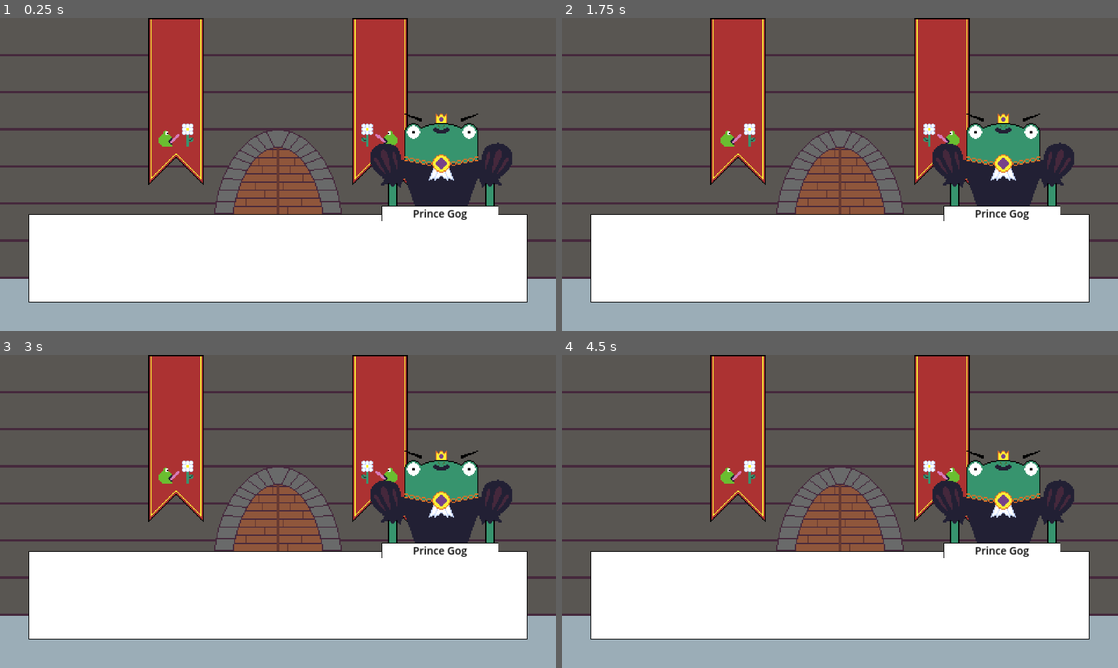
Above: before the commit, frames 1-4 (two rows, left to right).
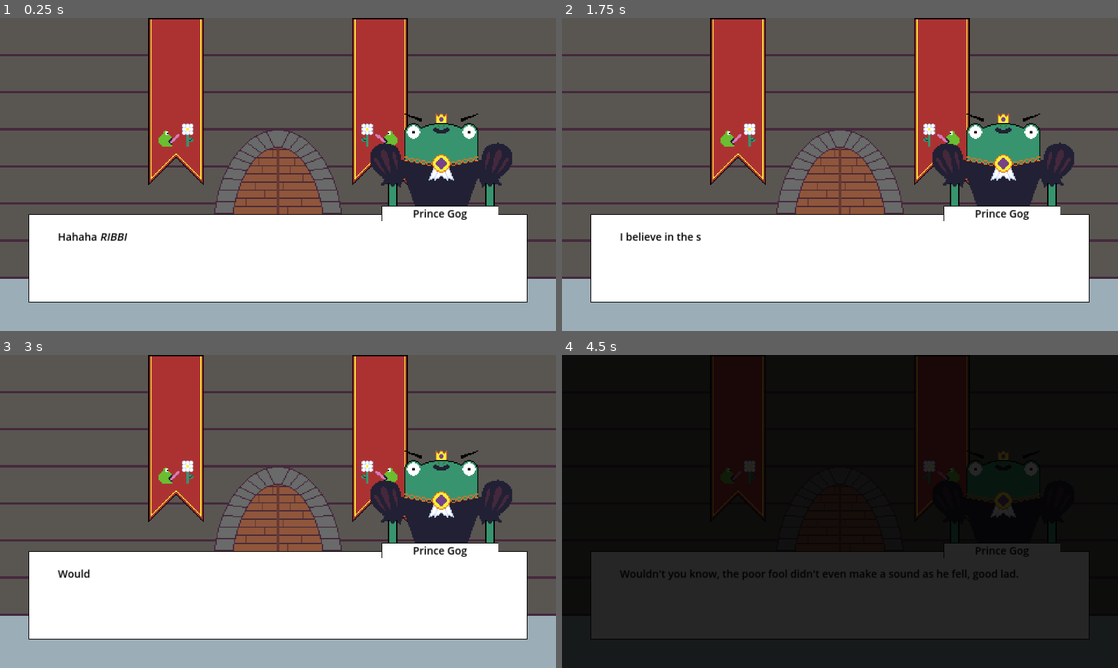
Above: after the commit, the same moments.

Repository: macpheedj/gmtk23
Game: Godot game, scene res://DatingPhase3.tscn
Same seed, same stepped clock (60 frames per second), same inputs: the game is played once before the commit and once after it. This scene is started directly instead of the project's main scene.
Inputs:
- Up to frame 1 (0.25 s): no input
- Up to frame 2 (1.75 s): tap Enter (text_advance) at 0.5, 0.6, 1.35 s; tap Space at 1.25 s
- Up to frame 3 (3 s): tap Enter (text_advance) at 2, 2.1, 2.85 s; tap Space at 2.75 s
- Up to frame 4 (4.5 s): tap Enter (text_advance) at 3.5, 3.6, 4.35 s

The runs differ from the first frame. In frame 1, 0.2% of the frame differs, in the area x 10-23%, y 68-72%; in frame 2, 0.2%; in frame 3, 0.1%; in frame 4, 99%, in the area x 0-100%, y 0-100%.

Commit message:
add date3 stuff

Diff:
--- a/DatingPhase2.gd
+++ b/DatingPhase2.gd
@@ -20,6 +20,7 @@
 	$Conversation.setAnimating(true)
 	$FadeOut.play("FadeOut")
 	await get_tree().create_timer(1).timeout
+	$Conversation.displayNextMessage(null)
 	$FadeIn.play("FadeIn")
 	await get_tree().create_timer(1).timeout
 	$Conversation.setAnimating(false)
--- a/DatingPhase3.gd
+++ b/DatingPhase3.gd
@@ -20,6 +20,7 @@
 	$Conversation.setAnimating(true)
 	$FadeOut.play("FadeOut")
 	await get_tree().create_timer(1).timeout
+	$Conversation.displayNextMessage(null)
 	$FadeIn.play("FadeIn")
 	await get_tree().create_timer(1).timeout
 	$Conversation.setAnimating(false)
--- a/DatingPhase3.tscn
+++ b/DatingPhase3.tscn
@@ -1,8 +1,48 @@
-[gd_scene load_steps=4 format=3 uid="uid://2aq7oix77y0d"]
+[gd_scene load_steps=8 format=3 uid="uid://2aq7oix77y0d"]
 
 [ext_resource type="Script" path="res://DatingPhase3.gd" id="1_4duwg"]
 [ext_resource type="Texture2D" uid="uid://ml5vcpw4mr7m" path="res://Assets/castle_background.png" id="1_iyuvj"]
 [ext_resource type="PackedScene" uid="uid://b6wj8m8jdv7ks" path="res://conversation.tscn" id="2_f4bor"]
+
+[sub_resource type="Animation" id="Animation_s6apf"]
+resource_name = "FadeIn"
+tracks/0/type = "value"
+tracks/0/imported = false
+tracks/0/enabled = true
+tracks/0/path = NodePath("Fade:color")
+tracks/0/interp = 1
+tracks/0/loop_wrap = true
+tracks/0/keys = {
+"times": PackedFloat32Array(0, 1),
+"transitions": PackedFloat32Array(1, 1),
+"update": 0,
+"values": [Color(0, 0, 0, 1), Color(0, 0, 0, 0)]
+}
+
+[sub_resource type="AnimationLibrary" id="AnimationLibrary_xggvu"]
+_data = {
+"FadeIn": SubResource("Animation_s6apf")
+}
+
+[sub_resource type="Animation" id="Animation_47pyn"]
+resource_name = "FadeOut"
+tracks/0/type = "value"
+tracks/0/imported = false
+tracks/0/enabled = true
+tracks/0/path = NodePath("Fade:color")
+tracks/0/interp = 1
+tracks/0/loop_wrap = true
+tracks/0/keys = {
+"times": PackedFloat32Array(0, 1),
+"transitions": PackedFloat32Array(1, 1),
+"update": 0,
+"values": [Color(0, 0, 0, 0), Color(0, 0, 0, 1)]
+}
+
+[sub_resource type="AnimationLibrary" id="AnimationLibrary_4sgyy"]
+_data = {
+"FadeOut": SubResource("Animation_47pyn")
+}
 
 [node name="DatingPhase3" type="TextureRect"]
 offset_right = 1920.0
@@ -14,3 +54,19 @@
 texture = ExtResource("1_iyuvj")
 
 [node name="Conversation" parent="." instance=ExtResource("2_f4bor")]
+
+[node name="Fade" type="ColorRect" parent="."]
+layout_mode = 0
+offset_right = 1920.0
+offset_bottom = 1080.0
+color = Color(0, 0, 0, 0)
+
+[node name="FadeIn" type="AnimationPlayer" parent="."]
+libraries = {
+"": SubResource("AnimationLibrary_xggvu")
+}
+
+[node name="FadeOut" type="AnimationPlayer" parent="."]
+libraries = {
+"": SubResource("AnimationLibrary_4sgyy")
+}
--- a/Dialogue/dating_phase_3.json
+++ b/Dialogue/dating_phase_3.json
@@ -2,51 +2,78 @@
     {
         "speaker": "Prince Gog",
         "portrait": "gog_default",
-        "message": ""
+        "message": "Hahaha [i]RIBBIT[/i] yes, of course, frog chess! We dressed up some of our finest fools and less reputable common rabble in chess pieces and matched wits!"
+    },
+    {
+        "speaker": "Prince Gog",
+        "portrait": "gog_angry",
+        "message": "I had to put down a bishop, you know."
     },
     {
         "speaker": "Prince Gog",
         "portrait": "gog_default",
-        "message": ""
+        "message": "I believe in the spirit of gamesmanship, and Count Von Scrompt had just taken one of my bishops, so of course we had to balance things out. Crumpit brought me my hunting rifle, and as you well know I am a crack shot."
+    },
+    {
+        "speaker": "Prince Gog",
+        "portrait": "gog_blush",
+        "message": "I brought down that provincial hayseed's bishop at 10 paces."
     },
     {
         "speaker": "Prince Gog",
         "portrait": "gog_default",
-        "message": ""
+        "message": "Wouldn't you know, the poor fool didn't even make a sound as he fell, good lad."
+    },
+    {
+        "speaker": "transition",
+        "transition": true
     },
     {
         "speaker": "Prince Gog",
         "portrait": "gog_default",
-        "message": ""
+        "message": "Well you know how much I loathe horse sports my dear?"
+    },
+    {
+        "speaker": "Prince Gog",
+        "portrait": "gog_angry",
+        "message": "[i]CROOOOOAK.[/i]"
     },
     {
         "speaker": "Prince Gog",
         "portrait": "gog_default",
-        "message": ""
+        "message": "Dreaful and crude indeed!"
     },
     {
         "speaker": "Prince Gog",
         "portrait": "gog_default",
-        "message": ""
+        "message": "Dressage, though... The ancient beautiful art of horse dancing. You know that's how Mother and Father met? Oh my, yes, the Equine Cotillion Dressage and Ball. Mother always told the story, Father as the striking bullfrog, performing the levade, the capriole, the humpty, and sweeping her off her hooves."
+    },
+    {
+        "speaker": "transition",
+        "transition": true
     },
     {
         "speaker": "Prince Gog",
         "portrait": "gog_default",
-        "message": ""
+        "message": "And sometimes I go out and stare at the stars and find myself utterly overwhelmed by the ephemeral nature of mortal life."
+    },
+    {
+        "speaker": "Prince Gog",
+        "portrait": "gog_blush",
+        "message": "There's never enough time you see, time to fully feel as though life is being lived as opposed to just going through the motions ribbit."
     },
     {
         "speaker": "Prince Gog",
         "portrait": "gog_default",
-        "message": ""
+        "message": "I am the son of the feared Bufo after all, it feels sometimes as though my life has been decided for me, and I am merely a passenger..."
+    },
+    {
+        "speaker": "transition",
+        "transition": true
     },
     {
         "speaker": "Prince Gog",
         "portrait": "gog_default",
-        "message": ""
-    },
-    {
-        "speaker": "Prince Gog",
-        "portrait": "gog_default",
-        "message": ""
+        "message": "Now I understand that your people's feet are not webbed especially, but I can't help but note that your croak feet are of such purity that the lack of webbing and sticky pads can be forgiven, especially given their size."
     }
 ]
--- a/conversation.gd
+++ b/conversation.gd
@@ -37,6 +37,7 @@
 
 	if dialogue.has("transition"):
 		fadeout.emit()
+		dialogueIndex += 1
 		return
 
 	var portrait = load("res://assets/" + dialogue.portrait + ".png")
